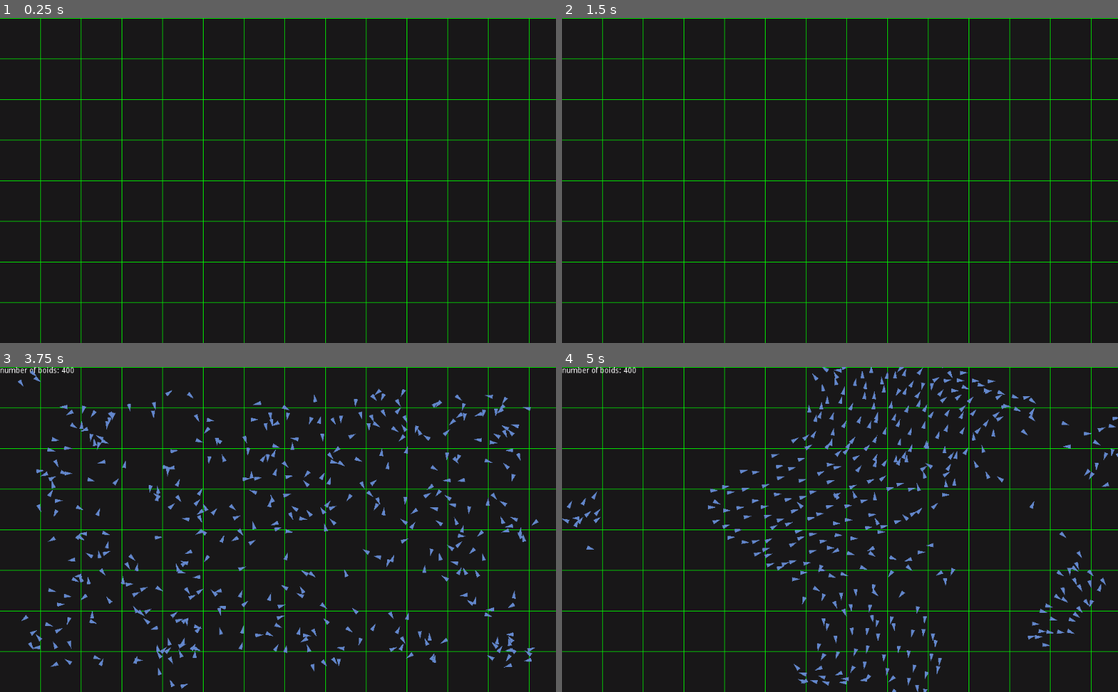
Above: before the commit, frames 1-4 (two rows, left to right).
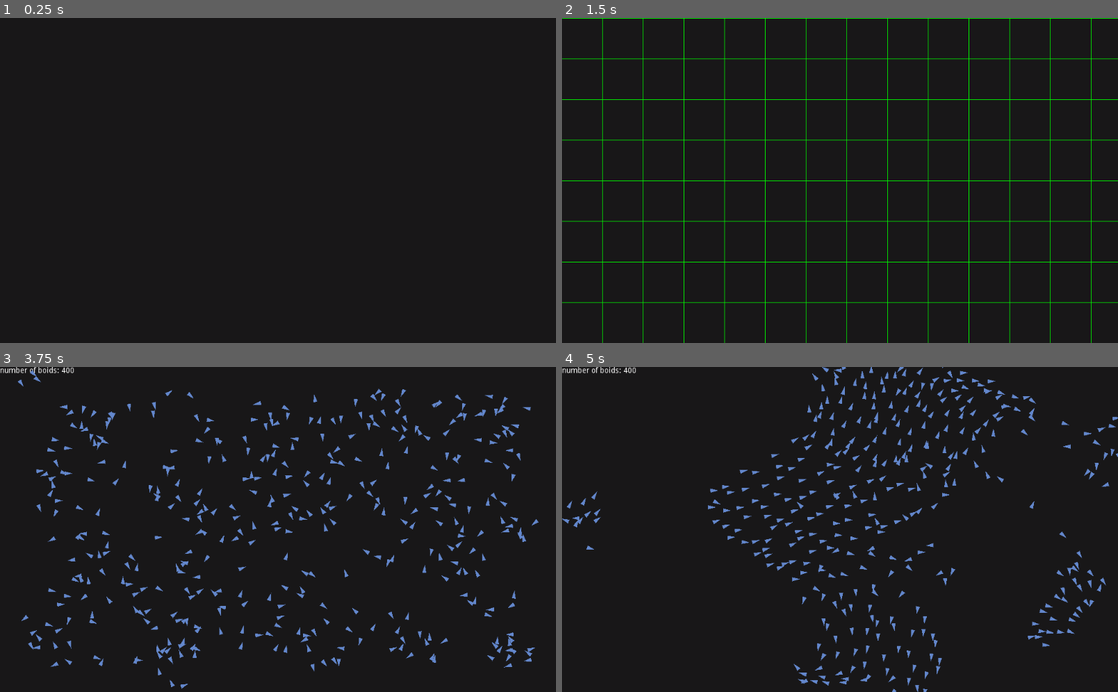
Above: after the commit, the same moments.

Repository: Benedek03/boids
Game: Godot game, scene res://Scenes/Main.tscn
Two runs of this game, one before a commit and one after it. Both use one fixed random seed, a clock stepped at 60 frames per second and the inputs below.
Inputs:
- Up to frame 1 (0.25 s): no input
- Up to frame 2 (1.5 s): tap Enter at 0.5 s; hold D 0.53-1.28 s; tap Space at 1.25 s; hold S from 1.28 s (still down)
- Up to frame 3 (3.75 s): tap Enter at 2, 3.5 s; release S at 2.03 s; hold D 2.03-3.53 s; tap Space at 2.75 s; hold A from 3.53 s (still down)
- Up to frame 4 (5 s): keep holding A

The runs differ from the first frame. In frame 1, 4.6% of the frame differs, in the area x 0-100%, y 0-100%; in frame 2, nothing differs; in frame 3, 4.5%; in frame 4, 4.5%.

Commit message:
add grid toggle

Diff:
--- a/src/Scripts/Main.gd
+++ b/src/Scripts/Main.gd
@@ -15,6 +15,7 @@
 var cohesion_factor = 0.05
 
 var running = false
+var draw = false
 
 var rows = 9 * 2
 var cols = 16 * 2
@@ -97,9 +98,13 @@
 		running = !running
 	if Input.is_key_pressed(KEY_A):
 		add_boids(200)
+	if Input.is_key_pressed(KEY_D):
+		draw = !draw
+		update()
 
 func _draw():
-	for i in range(0, rows+1):
-		draw_line(Vector2(0, i *  visual_range), Vector2(OS.window_size.x, i *  visual_range), Color(0, 255, 0), 1)
-	for i in range(0, cols+1):
-		draw_line(Vector2(i * visual_range, 0), Vector2(i *  visual_range, OS.window_size.y), Color(0, 255, 0), 1)
+	if draw:
+		for i in range(0, rows+1):
+			draw_line(Vector2(0, i *  visual_range), Vector2(OS.window_size.x, i *  visual_range), Color(0, 255, 0), 1)
+		for i in range(0, cols+1):
+			draw_line(Vector2(i * visual_range, 0), Vector2(i *  visual_range, OS.window_size.y), Color(0, 255, 0), 1)
